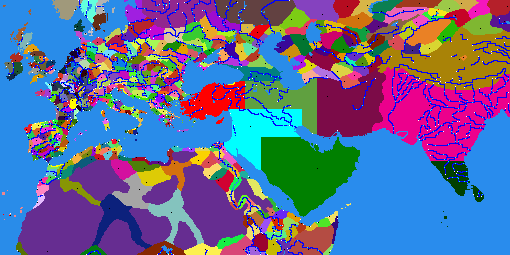
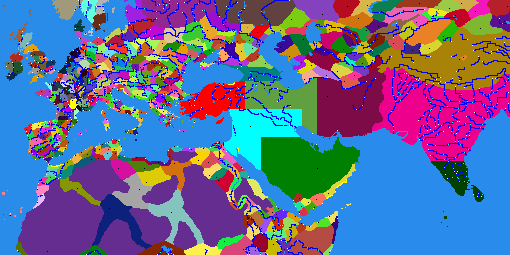
Layers edited between the first and the second 510 x 255 image:
painted on "map_features_transparent" over 237, 147, 347, 199
painted on "map_regions" over 287, 163, 357, 217
